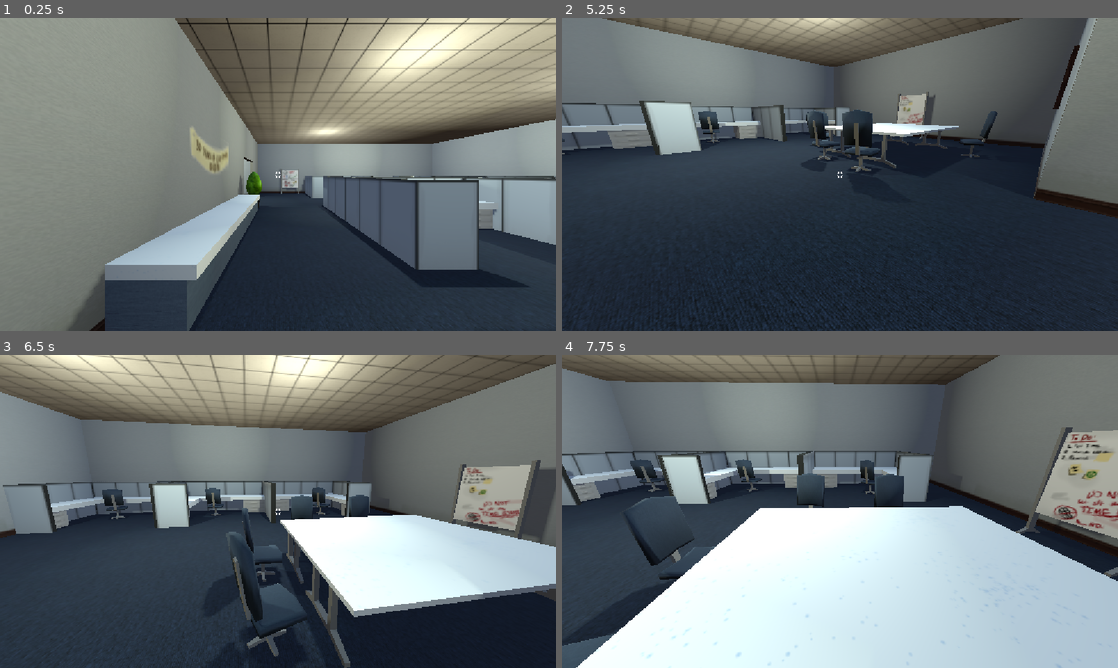
Above: before the commit, frames 1-4 (two rows, left to right).
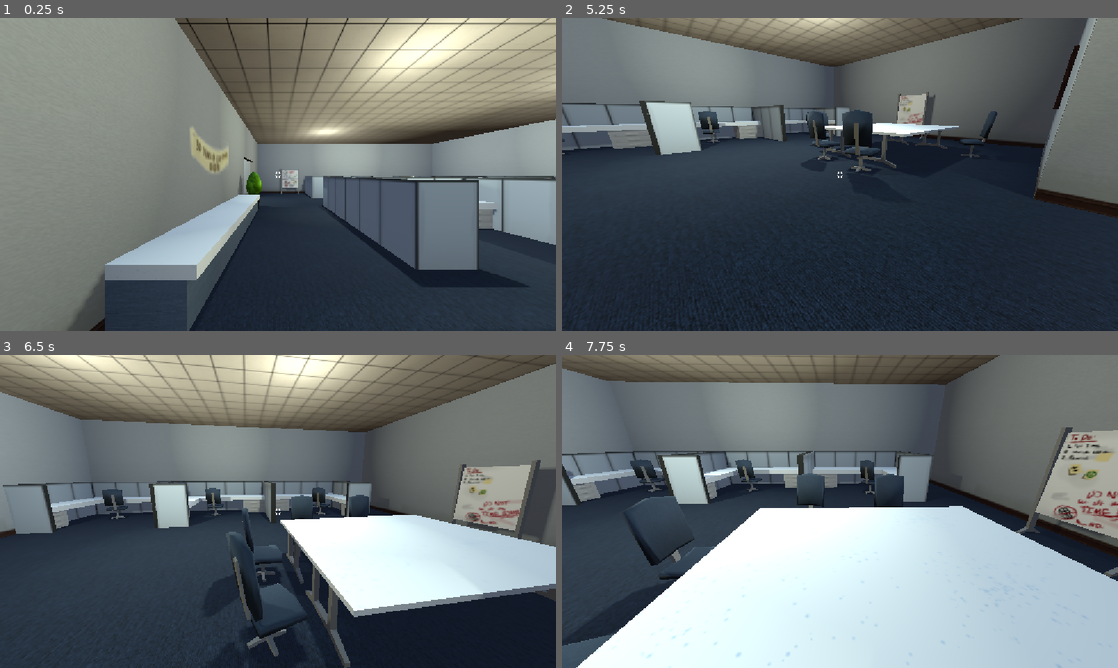
Above: after the commit, the same moments.

Repository: shaneriob-bit/time-bomb
Game: Godot game, scene res://_scenes/main.tscn
Same seed, same stepped clock (60 frames per second), same inputs: the game is played once before the commit and once after it.
Inputs (mouse positions are in pixels of both pictures, inside the frame that each line leads up to):
- Up to frame 1 (0.25 s): no input
- Up to frame 2 (5.25 s): move the mouse to (962, 158) at 0.52 s; hold D (move_right) 0.53-1.28 s; hold Right mouse button (throw) 0.53-1.28 s; click (962, 158) at 0.67 s; tap Space (jump) at 0.77, 1.52, 3.02, 3.77, 4.52 s; move the mouse to (812, 174) at 1.27 s; hold W (move_forward) from 1.28 s (still down); right-click (812, 174) at 1.35 s; move the mouse to (851, 168) at 2.02 s; hold Right mouse button (throw) 2.03-2.78 s; move the mouse to (834, 180) at 2.77 s; right-click (834, 180) at 2.85 s; click (834, 180) at 2.92 s; move the mouse to (878, 177) at 3.52 s; hold Right mouse button (throw) 3.53-4.28 s; move the mouse to (795, 171) at 4.27 s; right-click (795, 171) at 4.35 s; move the mouse to (845, 174) at 5.02 s; hold Right mouse button (throw) from 5.03 s (still down); click (845, 174) at 5.17 s
- Up to frame 3 (6.5 s): move the mouse to (255, 505) at 5.77 s; release W (move_forward) at 5.78 s; release Right mouse button (throw) at 5.78 s; hold D (move_right) from 5.78 s (still down); right-click (255, 505) at 5.85 s; tap Space (jump) at 6.02 s
- Up to frame 4 (7.75 s): move the mouse to (867, 511) at 6.52 s; release D (move_right) at 6.53 s; hold Right mouse button (throw) 6.53-7.28 s; hold W (move_forward) from 6.53 s (still down); tap Space (jump) at 6.77, 7.52 s; move the mouse to (812, 511) at 7.27 s; right-click (812, 511) at 7.35 s; click (812, 511) at 7.42 s

The runs differ from the first frame. In frame 2, less than 0.1% of the frame differs, in the area x 14-18%, y 26-44%; in frame 3, less than 0.1%; in frame 4, less than 0.1%.

Commit message:
hiding spots

Diff:
--- a/_scenes/hiding_spot.tscn
+++ b/_scenes/hiding_spot.tscn
@@ -1,6 +1,9 @@
 [gd_scene format=3 uid="uid://btol6us4pyqn3"]
 
 [ext_resource type="Script" uid="uid://l8cgrdsgikbb" path="res://_scripts/hiding_spot.gd" id="1_5qooh"]
+[ext_resource type="PackedScene" uid="uid://cufuprdic6u3s" path="res://_assets/time bomb.fbx" id="2_6blqy"]
 
 [node name="HidingSpot" type="Node3D" unique_id=71082711]
 script = ExtResource("1_5qooh")
+
+[node name="time bomb" parent="." unique_id=1707880936 instance=ExtResource("2_6blqy")]
--- a/_scenes/main.tscn
+++ b/_scenes/main.tscn
@@ -5,20 +5,21 @@
 [ext_resource type="PackedScene" uid="uid://kondycbfl2yw" path="res://_scenes/time_bomb.tscn" id="3_3q5j6"]
 [ext_resource type="PackedScene" uid="uid://4lpag8t4s1ra" path="res://_scenes/office_environment.tscn" id="4_lavtb"]
 [ext_resource type="Texture2D" uid="uid://ca841hl8cvkd4" path="res://_assets/sprites/crosshair_small.png" id="5_6bnj4"]
+[ext_resource type="PackedScene" uid="uid://btol6us4pyqn3" path="res://_scenes/hiding_spot.tscn" id="5_ce27d"]
 
 [sub_resource type="StandardMaterial3D" id="StandardMaterial3D_v4k5x"]
 albedo_color = Color(0.080783345, 0.080783345, 0.080783345, 1)
 
-[sub_resource type="ProceduralSkyMaterial" id="ProceduralSkyMaterial_sa4u1"]
+[sub_resource type="ProceduralSkyMaterial" id="ProceduralSkyMaterial_6bnj4"]
 sky_horizon_color = Color(0.66224277, 0.6717428, 0.6867428, 1)
 ground_horizon_color = Color(0.66224277, 0.6717428, 0.6867428, 1)
 
-[sub_resource type="Sky" id="Sky_dmym1"]
-sky_material = SubResource("ProceduralSkyMaterial_sa4u1")
+[sub_resource type="Sky" id="Sky_cn47q"]
+sky_material = SubResource("ProceduralSkyMaterial_6bnj4")
 
-[sub_resource type="Environment" id="Environment_x6rnu"]
+[sub_resource type="Environment" id="Environment_ce27d"]
 background_mode = 2
-sky = SubResource("Sky_dmym1")
+sky = SubResource("Sky_cn47q")
 
 [node name="Main" type="Node" unique_id=358332163]
 script = ExtResource("1_x6rnu")
@@ -58,18 +59,43 @@
 size = Vector2i(1152, 648)
 render_target_update_mode = 4
 
+[node name="DirectionalLight3D" type="DirectionalLight3D" parent="SubViewportContainer/SubViewport" unique_id=491209231]
+transform = Transform3D(-0.8660254, -0.43301278, 0.25, 0, 0.49999997, 0.86602545, -0.50000006, 0.75, -0.43301266, 0, 0, 0)
+shadow_enabled = true
+
 [node name="Camera3D" type="Camera3D" parent="SubViewportContainer/SubViewport" unique_id=1091639403]
 
-[node name="WorldEnvironment" type="WorldEnvironment" parent="SubViewportContainer/SubViewport" unique_id=1403076042]
-environment = SubResource("Environment_x6rnu")
-
-[node name="DirectionalLight3D" type="DirectionalLight3D" parent="SubViewportContainer/SubViewport" unique_id=1249346988]
-transform = Transform3D(-0.8660254, -0.43301278, 0.25, 0, 0.49999997, 0.86602545, -0.50000006, 0.75, -0.43301266, 0, 0, 0)
+[node name="WorldEnvironment" type="WorldEnvironment" parent="SubViewportContainer/SubViewport" unique_id=1725562987]
+environment = SubResource("Environment_ce27d")
 
 [node name="office_environment" parent="." unique_id=1981049581 instance=ExtResource("4_lavtb")]
 script = null
 
 [node name="HidingSpots" type="Node3D" parent="office_environment" unique_id=1074956599]
+
+[node name="HidingSpot" parent="office_environment/HidingSpots" unique_id=71082711 instance=ExtResource("5_ce27d")]
+transform = Transform3D(-0.7071067, 0, -0.7071068, 0, 1, 0, 0.7071068, 0, -0.7071067, -15, 0.031292193, 1)
+
+[node name="HidingSpot2" parent="office_environment/HidingSpots" unique_id=2056464426 instance=ExtResource("5_ce27d")]
+transform = Transform3D(-5.9604645e-08, 0, 0.99999994, 0, 1, 0, -0.99999994, 0, -5.9604645e-08, -13, 0.6966034, 10)
+
+[node name="HidingSpot3" parent="office_environment/HidingSpots" unique_id=1278525959 instance=ExtResource("5_ce27d")]
+transform = Transform3D(0.9659257, 0, 0.25881907, 0, 1, 0, -0.25881907, 0, 0.9659257, -14.392492, 0.6941143, 8.104616)
+
+[node name="HidingSpot4" parent="office_environment/HidingSpots" unique_id=1950543802 instance=ExtResource("5_ce27d")]
+transform = Transform3D(0.9458182, 0, -0.32469633, 0, 1, 0, 0.32469633, 0, 0.9458182, -14.609272, 0.6941143, 5.120524)
+
+[node name="HidingSpot5" parent="office_environment/HidingSpots" unique_id=785892269 instance=ExtResource("5_ce27d")]
+transform = Transform3D(0.024128616, 0, 0.9997089, 0, 1, 0, -0.9997089, 0, 0.024128616, 0.036753207, 0.033390477, 12.792387)
+
+[node name="HidingSpot6" parent="office_environment/HidingSpots" unique_id=1787046684 instance=ExtResource("5_ce27d")]
+transform = Transform3D(0.69933254, 0, 0.71479654, 0, 1, 0, -0.71479654, 0, 0.69933254, -0.35629386, 0.033390477, 28.168257)
+
+[node name="HidingSpot7" parent="office_environment/HidingSpots" unique_id=611334275 instance=ExtResource("5_ce27d")]
+transform = Transform3D(0.8543817, 0, -0.5196461, 0, 1, 0, 0.5196461, 0, 0.8543817, 1.3839898, 0.033390477, 26.689491)
+
+[node name="HidingSpot8" parent="office_environment/HidingSpots" unique_id=636968290 instance=ExtResource("5_ce27d")]
+transform = Transform3D(0.8543817, 0, -0.5196461, 0, 1, 0, 0.5196461, 0, 0.8543817, 0.98781776, 0.7921649, 26.46385)
 
 [node name="HUD" type="CanvasLayer" parent="." unique_id=1985011821]
 
--- a/_scripts/hiding_spot.gd
+++ b/_scripts/hiding_spot.gd
@@ -1 +1,4 @@
 extends Node3D
+
+func _ready():
+	$"time bomb".queue_free()
--- a/_scripts/main.gd
+++ b/_scripts/main.gd
@@ -12,7 +12,7 @@
 
 var held_object = null
 
-const RAY_LENGTH = 10
+const RAY_LENGTH = 3
 
 func _unhandled_input(event: InputEvent) -> void:
 	if event.is_action_pressed("throw"): # Configure "throw" in Project Settings > Input Map
